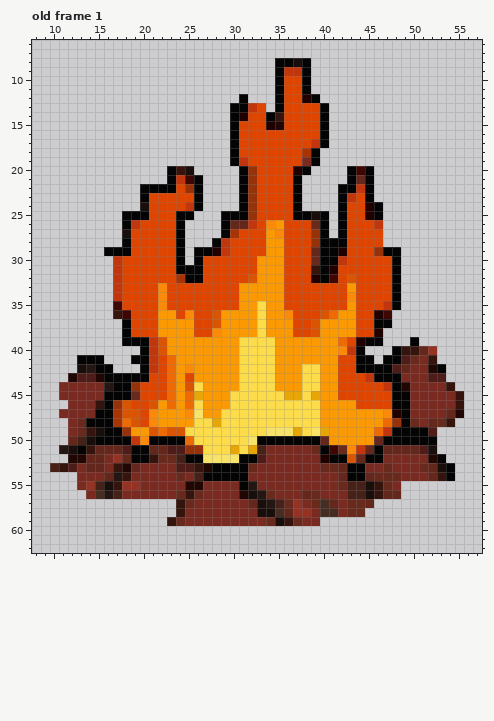
One commit to this pixel-art file: Assets/Sprite/Objects/Flame.aseprite. The first picture shows the starting point.
64x64 pixels, 1 frame. Colours within 5 levels of each other are drawn and written as one. Shown: old frame 1: x 8..57, y 6..62. The commit also changed other frames, which this record leaves out.
New version:
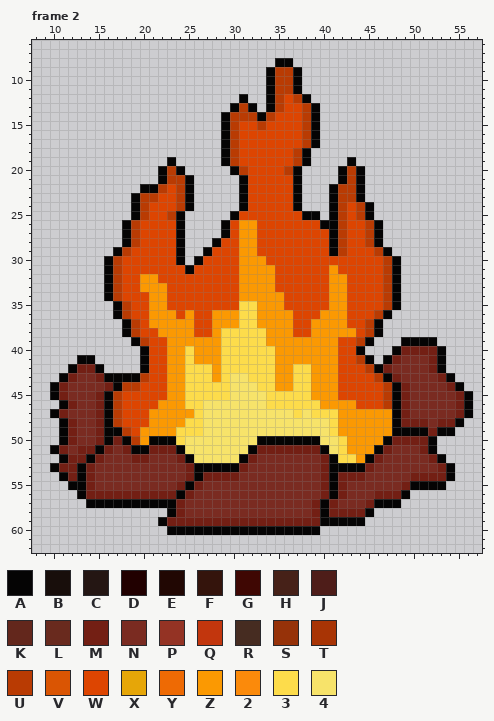
Palette (. is transparent): A #050404  B #180e0b  C #241613  D #210000  E #210703  F #34140c  G #3f0703  H #462118  J #4e1d19  K #63271c  L #692a1e  M #731f14  N #7a2b21  P #943324  Q #c2360d  R #462c21  S #963209  T #a83405  U #b93b03  V #da5503  W #dd4501  X #e6a608  Y #ee6a04  Z #fb9902  2 #fb8a0b  3 #fddc4b  4 #f7e36a
A new or re-ordered frame is compared with the old frame closest to it.
Edits made:
frames 1 -> 5
Frame 2 is new; against old frame 1, layer "Layer":
y 8: x 37..38 BA -> ..
y 9: x 34..38 .AQQA -> AUUA.
y 10..11: x 34..38 .AWWA -> AUUA.
y 12: x 34..35 .A -> AU; x 37..39 WDA -> UA.
y 13: x 31..35 AQW.A -> UA.AU; x 38..40 WWA -> UA.
y 14: x 29..35 .ADWWAF -> AUUUAUW; x 38..40 WWA -> UA.
y 15: x 29..30 .A -> AU; x 33..35 WDE -> UWW; x 38..40 WWA -> UA.
y 16: x 29..30 .A -> AU; x 38..40 WWA -> UA.
y 17: x 29..30 .A -> AU; x 38..40 WQA -> UA.
y 18: x 29..30 .A -> AU; x 37..39 WTA -> UA.
y 19: x 23 . -> A; x 29..31 .AQ -> AUW; x 37..39 WNA -> UA.; x 43 . -> A
y 20: x 22..25 .AFB -> AUA.; x 30..32 .AS -> AUW; x 36..38 WDA -> UA.; x 42..45 .AGA -> AUA.
y 21: x 22..26 .AQGA -> AUUA.; x 32 S -> W; x 42..45 .AKA -> AUA.
y 22: x 22..26 AAWSA -> UWUA.; x 32 S -> W; x 41..45 .AAQA -> AUUA.
y 23: x 19..21 .AW -> AUU; x 24..26 WWA -> UA.; x 32 S -> W; x 41..45 .AQWA -> AUUA.
y 24: x 19..20 .B -> AU; x 24..26 WQA -> UA.; x 32 S -> W; x 41..42 .A -> AU; x 44..46 WDA -> UA.
y 25: x 18 A -> .; x 20 A -> U; x 23 W -> U; x 25 A -> .; x 29 A -> .; x 31..32 AS -> WW; x 37 A -> W; x 39..42 BA.A -> A.AU; x 44..46 WDA -> UA.
y 26: x 19 Q -> U; x 30..32 KKQ -> WZZ; x 34..35 2Z -> WW; x 39 L -> W; x 41..42 .A -> AU; x 45..46 WQ -> UA
y 27: x 18..19 BW -> AU; x 30..32 TWW -> WZZ; x 34..35 Z2 -> WW; x 39..42 SA.A -> WWAU; x 45..46 WW -> UA
y 28: x 19 W -> U; x 29 Q -> W; x 31..32 WW -> ZZ; x 34..35 ZZ -> WW; x 39..40 SA -> WW; x 42 A -> U; x 45..46 WW -> UA
y 29: x 16 A -> .; x 18 A -> U; x 26 A -> .; x 28..29 DQ -> WW; x 31..32 WW -> ZZ; x 34..35 ZZ -> WW; x 39..40 KA -> WW; x 42 D -> U; x 46 S -> U; x 48 A -> .
y 30: x 16..17 .Q -> AU; x 31..32 WW -> ZZ; x 34..35 ZZ -> WW; x 39..42 LAAQ -> WWWW; x 47 W -> U
y 31: x 16..17 .Q -> AU; x 24 A -> W; x 26 A -> W; x 31..32 WW -> ZZ; x 35 Z -> W; x 39..41 FAD -> WWZ; x 47 W -> U
y 32: x 16..17 .Q -> AU; x 20..21 WW -> ZZ; x 24..26 TAA -> WWW; x 31..32 WV -> ZZ; x 35 Z -> W; x 39..43 DAGWV -> WWZZW; x 47 W -> U
y 33: x 16..17 .Q -> AU; x 20..22 WW2 -> ZZZ; x 35 Z -> W; x 41..43 WWZ -> ZZW; x 47 W -> U
y 34: x 16..17 .Q -> AU; x 21..22 W2 -> ZZ; x 41..43 WW2 -> ZZW; x 47 W -> U
y 35: x 17..18 GW -> AU; x 21..22 W2 -> ZZ; x 31..33 ZZ3 -> 33Z; x 41..43 WWZ -> ZZW; x 47 Q -> U
y 36: x 17..18 FG -> AU; x 21 W -> Z; x 25 2 -> Z; x 28 V -> Z; x 31..33 ZZ3 -> 33Z; x 36 2 -> Z; x 40..41 VY -> ZZ; x 43 Z -> W; x 46..47 DG -> UA
y 37: x 19 W -> U; x 21 W -> Z; x 28 V -> Z; x 31..33 ZZ3 -> 33Z; x 39 V -> Z; x 43 Z -> W; x 45 W -> U; x 47 A -> .
y 38: x 19 W -> U; x 28..32 2ZZZZ -> Z3333; x 39 V -> Z; x 45..46 WD -> UA
y 39: x 18 A -> .; x 20..22 AQV -> UWW; x 29..30 ZZ -> 33; x 34 3 -> Z; x 42 Y -> W; x 44 D -> U; x 46 A -> .; x 49 . -> A; x 51..52 .. -> AA
y 40: x 21..22 QV -> WW; x 25 Z -> 3; x 29..30 ZZ -> 33; x 42..43 2Q -> WW; x 49..53 FFKP. -> MMMMA
y 41: x 15 A -> .; x 19 A -> .; x 21 Q -> W; x 23 Y -> Z; x 25 Z -> 3; x 29..30 ZZ -> 33; x 44 A -> U; x 48..50 AJL -> MNN; x 52..53 F. -> MA
y 42: x 12..14 .BC -> AMM; x 16 A -> .; x 21 Q -> W; x 23 Y -> Z; x 25..27 2ZZ -> 333; x 29..30 ZZ -> 33; x 37 Z -> 3; x 39 3 -> Z; x 44..45 AA -> WU; x 47..49 AJK -> MNN; x 52 E -> M
y 43: x 11..15 .EJJE -> AMNNM; x 20 A -> U; x 23 Y -> Z; x 25..27 WZZ -> 333; x 29..31 ZZ3 -> 344; x 37 Z -> 3; x 39 3 -> Z; x 45..46 QA -> WU; x 48 A -> M; x 52..54 JJ. -> NMA
y 44: x 10..11 .N -> AM; x 16 C -> M; x 18..19 AS -> UU; x 23 Y -> Z; x 25 V -> 3; x 27..32 ZZZZ33 -> 333444; x 37 Z -> 3; x 39 3 -> Z; x 47 Q -> U; x 49 E -> M; x 54..55 F. -> MA
y 45: x 10..11 .N -> AM; x 15 N -> M; x 17..19 AAL -> UWW; x 23 Y -> Z; x 25..33 YXZZZ3333 -> 333334444; x 36..37 XX -> 33; x 39 X -> Z; x 47 W -> U; x 49 A -> M; x 55..56 F. -> MA
y 46: x 11..12 .N -> AM; x 15 F -> M; x 17..18 SV -> UW; x 21 V -> W; x 23 Y -> Z; x 25 Y -> 3; x 27..33 ZZZ3333 -> 4444444; x 47 W -> U; x 49 A -> M; x 55..56 F. -> MA
y 47: x 10..11 .N -> AM; x 15 A -> M; x 17..19 TVV -> UWW; x 21 2 -> Z; x 25..36 24ZZ33333333 -> Z34444444444; x 38 3 -> 4; x 40..41 ZZ -> 33; x 47..49 2DA -> ZAM; x 54..56 KE. -> NMA
y 48: x 11..15 .NLAA -> AMNNM; x 17..19 TYV -> UWW; x 21 2 -> Z; x 25 Z -> 3; x 27..41 3X33333333333ZZ -> 444444444444443; x 47..55 YSALNKLF. -> ZAMMMNMMA
y 49: x 11..15 .NLFB -> AMNNM; x 18..19 SZ -> UW; x 21..24 VYVV -> ZZZ3; x 27..33 3333333 -> 4444444; x 37..38 X3 -> 44; x 40..41 XZ -> 43; x 46..47 YQ -> ZZ; x 52..54 J.. -> MAA
y 50: x 11..15 .KHBA -> AMNNM; x 17 A -> M; x 19..20 Q2 -> UZ; x 24..31 AY333333 -> 34444444; x 40..42 KZZ -> 443; x 46 K -> Z; x 48..51 AAAA -> MMMM
y 51: x 10..18 .CBAFKKKJ -> AMNMMAMNM; x 21..39 KKJJSS333X3XHNNNNNL -> MMMA4444444AMMMMMMM; x 41..45 GL2QK -> 43ZZZ; x 47..52 KKKKJB -> MNNNMA
y 52: x 11..15 .EEKK -> AMMAM; x 17..24 PKAAFLLH -> NNMMNNNM; x 26 A -> 4; x 32..33 AJ -> MN; x 40 D -> M; x 42..44 AVK -> 33Z; x 46 A -> M; x 52 E -> M
y 53: x 10..15 HFJNKK -> AMMAMN; x 17..19 FEK -> NNN; x 24..27 JJFE -> NMAA; x 31..32 AL -> MN; x 40..42 LLK -> MAA; x 45 N -> M; x 47 L -> N; x 51..53 LKB -> NNM
y 54: x 11..14 ..NN -> AMAM; x 16..18 KCF -> NNN; x 24..31 LNHAAAAA -> NMAMMMMN; x 40..48 NNKAAKLLL -> MAMMMNNNN; x 50..53 NNKF -> MMMM
y 55: x 12..19 .NPHBFPP -> AAMNNNNN; x 24..26 NEE -> MAM; x 31..32 AC -> NN; x 40..47 NNLHHBFL -> MAMNNNNN; x 49..53 ..... -> MAAAA
y 56: x 13..26 .NRCHNNNNNNLFL -> AMMMMMMMMMMAMN; x 31..34 EBCL -> NNNN; x 38..49 KLNNNHHBFKK. -> NNMAMNNNMMMA
y 57: x 14..25 ..........FL -> AAAAAAAAAAMN; x 32..37 KBCHLP -> NNNNNN; x 39..41 LRK -> MAM; x 43..48 LLK... -> NNMAAA
y 58: x 23..24 .F -> AM; x 33..45 BBRKPPNRRNLL. -> NNNNNNMAMMMMA
y 59: x 22..44 .FLNNNNNNNNNLBFLNN..... -> AMMMMMMMMMMMMMMMMMAAAAA
y 60: x 23..39 ................. -> AAAAAAAAAAAAAAAAA
